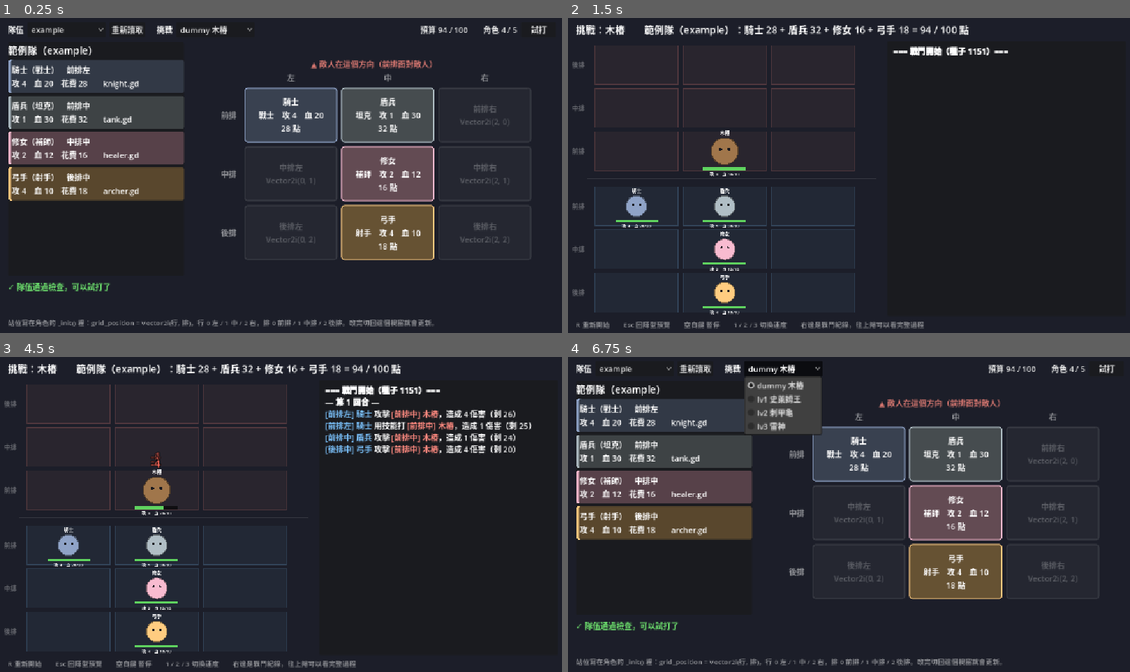
Above: before the commit, frames 1-4 (two rows, left to right).
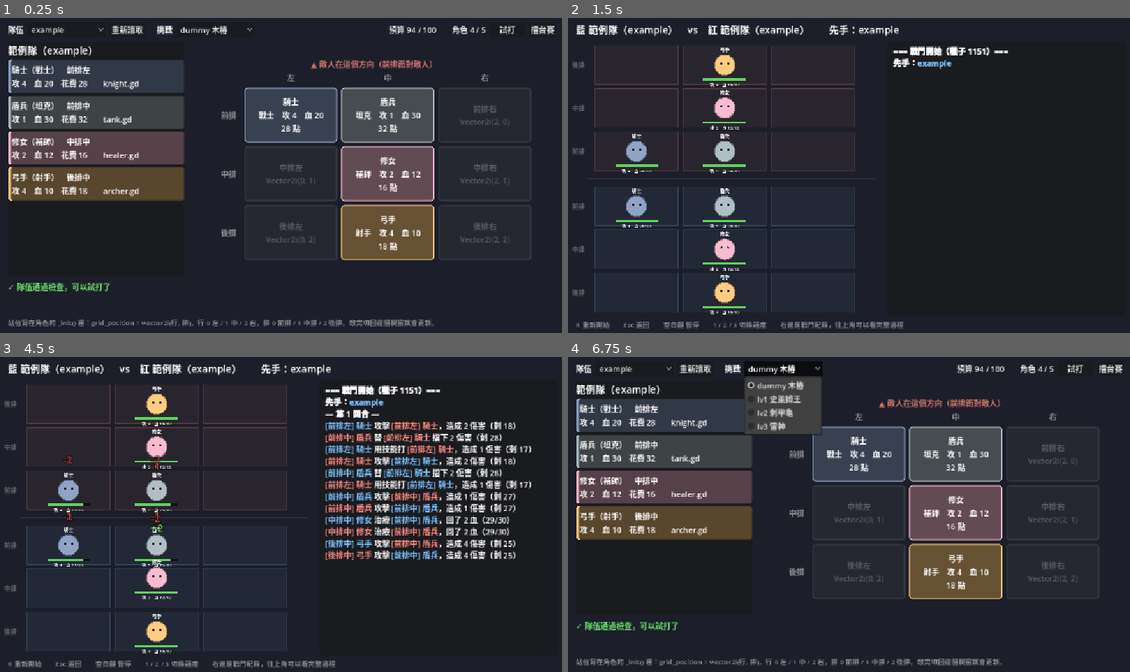
Above: after the commit, the same moments.

Repository: AlusIsing/course-1151-5
Game: Godot game, scene res://framework/preview/team_preview.tscn
Same seed, same stepped clock (60 frames per second), same inputs: the game is played once before the commit and once after it.
Inputs (mouse positions are in pixels of both pictures, inside the frame that each line leads up to):
- Up to frame 1 (0.25 s): no input
- Up to frame 2 (1.5 s): click "example" at 0.5 s; click "試打" (after the commit: "擂台賽") at 1.25 s
- Up to frame 3 (4.5 s): tap Enter at 2, 3.5 s; move the mouse to (404, 498) at 2.02 s; tap R at 2.1 s; click (404, 498) at 2.17 s; tap Space at 2.27, 2.57, 2.75, 3.02, 3.32, 4.25 s; tap 1 at 2.3, 2.85 s; move the mouse to (168, 530) at 2.77 s; click (168, 530) at 2.92 s; tap 2 at 3.05, 3.6 s; move the mouse to (337, 445) at 3.52 s; click (337, 445) at 3.67 s; tap 3 at 3.8, 4.35 s; move the mouse to (252, 577) at 4.27 s; click (252, 577) at 4.42 s
- Up to frame 4 (6.75 s): tap Space at 4.52, 4.55, 4.82, 5.1, 5.27, 5.57 s; move the mouse to (1017, 561) at 5.02 s; click (1017, 561) at 5.17 s; tap R at 5.3 s; tap Escape at 5.65 s; click "重新讀取" at 5.75 s; click "dummy 木樁" at 6.5 s

The runs differ from the first frame. In frame 1, 0.5% of the frame differs, in the area x 69-99%, y 2-6%; in frame 2, 3.6%; in frame 3, 12%, in the area x 1-95%, y 2-99%; in frame 4, 0.5%.

Commit message:
feat: 擂台賽同時播放最多四組對戰
- 新增 framework/matches.gd：填兩邊選手的 GitHub 帳號就能開打
- 新增 arena_screen：試打 Boss 播一場，擂台賽最多 4 場以 2×2 同時播放，
  點一場放大、Esc 縮回
- arena 改成可重複使用的單場元件，多場時切換成只顯示最近幾行紀錄的精簡模式
- 對戰時標示藍紅雙方與先手，結束顯示獲勝隊伍
- 陣型預覽新增「擂台賽」按鈕

Co-Authored-By: Claude Opus 5.5 <noreply@anthropic.com>

Diff:
--- a/framework/arena.gd
+++ b/framework/arena.gd
@@ -1,6 +1,9 @@
 extends Node2D
-## 擂台：檢查隊伍、讀 team.gd 和 Boss，一回合一回合播放戰鬥。
-## 上半部是 Boss 的棋盤（前排在下面），下半部是我方棋盤（前排在上面），兩邊的前排面對面。
+## 一場戰鬥的畫面：檢查隊伍、建立 Battle，一回合一回合播放。
+## 上半部是右邊隊伍（或 Boss）的棋盤，前排在下面；下半部是左邊隊伍（或我方）的棋盤，前排在上面。
+##
+## 由 arena_screen.gd 建立後呼叫 setup_boss() 或 setup_versus()；
+## 擂台賽同時播好幾場時會縮小，並切換成 compact 模式（只顯示最近幾行戰鬥紀錄）。
 
 const STEP_TIME: float = 0.9      # 每回合至少停這麼久
 const ACTION_GAP: float = 0.16    # 同一回合裡，每隻角色行動之間的間隔
@@ -11,33 +14,64 @@
 const MID_GAP: float = 24.0       # 兩個棋盤中間的空隙
 const UNIT_SCALE: float = 0.62
 const LUNGE: float = 26.0         # 攻擊時往目標衝多遠
+const COMPACT_LINES: int = 8      # compact 模式顯示幾行戰鬥紀錄
 
 @onready var units_root: Node2D = $Units
 @onready var title_label: Label = $UI/Title
 @onready var banner: Label = $UI/Banner
 @onready var log_label: RichTextLabel = $UI/Log
+@onready var help_label: Label = $UI/Help
 
 var battle: Battle
 var holders: Dictionary = {}      # Unit -> 包住它的 Node2D（框架移動 holder，學員的 on_frame 只動 Unit 自己）
 var speed: float = 1.0
 var paused: bool = false
+var compact: bool = false
+var _lines: Array[String] = []    # 全部的戰鬥紀錄，切換 compact 時重畫
 var _timer: float = 0.0
 var _wait: float = STEP_TIME
 var _fx_delay: float = 0.0        # 這回合下一個畫面效果要延遲多久才播
 
 
-func _ready() -> void:
-	var boss_key: String = MatchSetup.boss_key
+## 我方隊伍挑戰 Boss
+func setup_boss(github: String, boss_key: String) -> void:
 	if not Rules.BOSSES.has(boss_key):
-		_show_errors(["Boss 要是 %s 其中一個，現在是 \"%s\"" % [", ".join(Rules.BOSSES.keys()), boss_key]])
-		return
-	var errors: Array[String] = Validator.check_team_folder(MatchSetup.team)
+		show_errors(["Boss 要是 %s 其中一個，現在是 \"%s\"" % [", ".join(Rules.BOSSES.keys()), boss_key]])
+		return
+	var errors: Array[String] = Validator.check_team_folder(github)
 	if not errors.is_empty():
-		_show_errors(errors)
-		return
-
-	var team: Team = Team.load_folder(MatchSetup.team)
-	battle = Battle.new(team.members, [load(Rules.BOSSES[boss_key]) as Script])
+		show_errors(errors)
+		return
+
+	var team: Team = Team.load_folder(github)
+	var boss_script: Script = load(Rules.BOSSES[boss_key])
+	_start(Battle.new(team.members, [boss_script]))
+	var boss_name: String = battle.teams[Battle.ENEMY][0].unit_name
+	title_label.text = "挑戰：%s　　%s：%s" % [boss_name, team.label(), Validator.describe_cost(team.members)]
+
+
+## 兩隊對戰：left 在下半部（藍）、right 在上半部（紅）
+func setup_versus(left: String, right: String) -> void:
+	var errors: Array[String] = []
+	for github: String in [left, right]:
+		for error: String in Validator.check_team_folder(github):
+			errors.append("%s：%s" % [github, error])
+	if not errors.is_empty():
+		show_errors(errors)
+		title_label.text = "%s vs %s：有隊伍沒通過檢查" % [left, right]
+		return
+
+	var left_team: Team = Team.load_folder(left)
+	var right_team: Team = Team.load_folder(right)
+	var new_battle: Battle = Battle.new(left_team.members, right_team.members)
+	new_battle.setup_versus(left, right)
+	_start(new_battle)
+	title_label.text = "藍 %s　vs　紅 %s　　先手：%s" % [left_team.label(), right_team.label(),
+			new_battle.side_names[new_battle.first_team]]
+
+
+func _start(new_battle: Battle) -> void:
+	battle = new_battle
 	battle.logged.connect(_on_logged)
 	battle.unit_added.connect(_add_holder)
 	battle.unit_died.connect(_on_unit_died)
@@ -48,14 +82,18 @@
 	for team_units: Array in battle.teams:
 		for unit: Unit in team_units:
 			_add_holder(unit)
-
-	var boss_name: String = battle.teams[Battle.ENEMY][0].unit_name
-	for unit: Unit in battle.teams[Battle.ENEMY]:
-		if unit is Boss:
-			boss_name = unit.unit_name
-	title_label.text = "挑戰：%s　　%s：%s" % [boss_name, team.label(), Validator.describe_cost(team.members)]
 	_fx_delay = 0.0
 	battle.start()
+
+
+func set_compact(value: bool) -> void:
+	compact = value
+	help_label.visible = not compact
+	title_label.add_theme_font_size_override("font_size", 34 if compact else 20)
+	log_label.add_theme_font_size_override("normal_font_size", 26 if compact else 16)
+	log_label.add_theme_font_size_override("bold_font_size", 26 if compact else 16)
+	log_label.mouse_filter = Control.MOUSE_FILTER_IGNORE if compact else Control.MOUSE_FILTER_STOP
+	_redraw_log()
 
 
 func _process(delta: float) -> void:
@@ -67,25 +105,6 @@
 		_fx_delay = 0.0
 		battle.step()
 		_wait = maxf(STEP_TIME, _fx_delay + 0.4)
-
-
-func _unhandled_input(event: InputEvent) -> void:
-	var key: InputEventKey = event as InputEventKey
-	if key == null or not key.pressed or key.echo:
-		return
-	match key.keycode:
-		KEY_R:
-			get_tree().reload_current_scene()
-		KEY_ESCAPE:
-			get_tree().change_scene_to_file(Rules.PREVIEW_SCENE)
-		KEY_SPACE:
-			paused = not paused
-		KEY_1:
-			speed = 1.0
-		KEY_2:
-			speed = 2.0
-		KEY_3:
-			speed = 4.0
 
 
 func _draw() -> void:
@@ -137,6 +156,7 @@
 	label.add_theme_color_override("font_color", color)
 	label.add_theme_color_override("font_outline_color", Color.BLACK)
 	label.add_theme_constant_override("outline_size", 6)
+	label.mouse_filter = Control.MOUSE_FILTER_IGNORE
 	label.position = holders[unit].position + Vector2(-12.0, -unit.body_radius * UNIT_SCALE - 30.0)
 	add_child(label)
 	var tween: Tween = create_tween().set_parallel()
@@ -187,19 +207,34 @@
 
 
 func _on_logged(text: String) -> void:
-	log_label.append_text(text + "\n")
+	_lines.append(text)
+	if compact:
+		_redraw_log()
+	else:
+		log_label.append_text(text + "\n")
+
+
+func _redraw_log() -> void:
+	log_label.clear()
+	var shown: Array[String] = _lines.slice(-COMPACT_LINES) if compact else _lines
+	for line: String in shown:
+		log_label.append_text(line + "\n")
 
 
 func _on_finished(result: String) -> void:
-	banner.text = "勝利！" if result == "win" else "落敗…"
-	banner.add_theme_color_override("font_color", Color("#ffd75e") if result == "win" else Color("#ff8a80"))
+	if battle.versus:
+		banner.text = "%s 獲勝！" % battle.side_names[battle.winner]
+		banner.add_theme_color_override("font_color", Color("#ffd75e"))
+	else:
+		banner.text = "勝利！" if result == "win" else "落敗…"
+		banner.add_theme_color_override("font_color", Color("#ffd75e") if result == "win" else Color("#ff8a80"))
 	_later(_fx_delay + 0.4, banner.show)
 
 
-func _show_errors(errors: Array[String]) -> void:
+func show_errors(errors: Array[String]) -> void:
 	title_label.text = "隊伍沒有通過檢查，改好程式後按 Esc 回陣型預覽"
 	banner.text = "無法上場"
 	banner.add_theme_color_override("font_color", Color("#ff8a80"))
 	banner.show()
 	for error: String in errors:
-		log_label.append_text("[color=#ff5252]✗ %s[/color]\n" % error)
+		_on_logged("[color=#ff5252]✗ %s[/color]" % error)
--- a/framework/arena.tscn
+++ b/framework/arena.tscn
@@ -9,19 +9,22 @@
 z_index = -10
 offset_right = 1152.0
 offset_bottom = 648.0
+mouse_filter = 2
 color = Color(0.11, 0.12, 0.16, 1)
 
 [node name="Units" type="Node2D" parent="."]
 
-[node name="UI" type="CanvasLayer" parent="."]
+[node name="UI" type="Node2D" parent="."]
 
 [node name="Title" type="Label" parent="UI"]
 offset_left = 16.0
-offset_top = 12.0
+offset_top = 6.0
 offset_right = 1136.0
-offset_bottom = 44.0
+offset_bottom = 48.0
 theme_override_font_sizes/font_size = 20
 text = "擂台"
+vertical_alignment = 1
+clip_text = true
 
 [node name="Banner" type="Label" parent="UI"]
 visible = false
@@ -39,6 +42,7 @@
 offset_top = 52.0
 offset_right = 1140.0
 offset_bottom = 612.0
+mouse_filter = 2
 
 [node name="Log" type="RichTextLabel" parent="UI"]
 offset_left = 664.0
@@ -55,4 +59,4 @@
 offset_bottom = 642.0
 theme_override_colors/font_color = Color(1, 1, 1, 0.5)
 theme_override_font_sizes/font_size = 14
-text = "R 重新開始　　Esc 回陣型預覽　　空白鍵 暫停　　1 / 2 / 3 切換速度　　右邊是戰鬥紀錄，往上捲可以看完整過程"
+text = "R 重新開始　　Esc 返回　　空白鍵 暫停　　1 / 2 / 3 切換速度　　右邊是戰鬥紀錄，往上捲可以看完整過程"
--- /dev/null
+++ b/framework/arena_screen.gd
@@ -0,0 +1,114 @@
+extends Node2D
+## 擂台畫面：試打 Boss 時播一場；擂台賽時讀 matches.gd，最多 4 場同時播放（2×2）。
+## 點其中一場可以放大成全畫面，Esc 縮回來；全部顯示時按 Esc 回陣型預覽。
+
+const ArenaScene: PackedScene = preload("res://framework/arena.tscn")
+const SCREEN: Vector2 = Vector2(1152.0, 648.0)
+const MAX_MATCHES: int = 4
+
+var arenas: Array[Node2D] = []
+var zoomed: int = -1              # 放大中的那場；-1 代表全部顯示
+var speed: float = 1.0
+var paused: bool = false
+
+
+func _ready() -> void:
+	if MatchSetup.mode == "boss":
+		_add_arena().setup_boss(MatchSetup.team, MatchSetup.boss_key)
+	else:
+		var matches: Array = (load(Rules.MATCHES_PATH) as Script).get_script_constant_map().get("MATCHES", [])
+		var problem: String = _check_matches(matches)
+		if problem != "":
+			var arena: Node2D = _add_arena()
+			arena.show_errors([problem])
+			arena.title_label.text = "擂台賽設定有誤，請修改 %s" % Rules.MATCHES_PATH.trim_prefix("res://")
+		else:
+			for pair: Array in matches:
+				_add_arena().setup_versus(pair[0], pair[1])
+	_layout()
+
+
+func _check_matches(matches: Array) -> String:
+	if matches.is_empty():
+		return "MATCHES 是空的，請填入要對戰的 GitHub 帳號，例如 [\"帳號A\", \"帳號B\"]"
+	if matches.size() > MAX_MATCHES:
+		return "MATCHES 最多 %d 組，現在有 %d 組" % [MAX_MATCHES, matches.size()]
+	for pair: Variant in matches:
+		if not pair is Array or pair.size() != 2 or not pair[0] is String or not pair[1] is String:
+			return "MATCHES 每一組要寫成 [\"帳號A\", \"帳號B\"]，這組不對：%s" % str(pair)
+	return ""
+
+
+func _add_arena() -> Node2D:
+	var arena: Node2D = ArenaScene.instantiate()
+	add_child(arena)
+	arenas.append(arena)
+	return arena
+
+
+## 一場就全畫面；多場排成 2×2（兩場時排在中間一列）
+func _layout() -> void:
+	var grid: bool = arenas.size() > 1 and zoomed < 0
+	for i: int in arenas.size():
+		var arena: Node2D = arenas[i]
+		arena.visible = grid or i == zoomed or arenas.size() == 1
+		arena.set_compact(grid)
+		if grid:
+			arena.scale = Vector2.ONE * 0.5
+			arena.position = _cell_origin(i)
+		else:
+			arena.scale = Vector2.ONE
+			arena.position = Vector2.ZERO
+	queue_redraw()
+
+
+func _cell_origin(index: int) -> Vector2:
+	var half: Vector2 = SCREEN / 2.0
+	if arenas.size() == 2:
+		return Vector2(index * half.x, half.y / 2.0)
+	if arenas.size() == 3 and index == 2:
+		return Vector2(half.x / 2.0, half.y)
+	return Vector2((index % 2) * half.x, (index / 2) * half.y)
+
+
+func _draw() -> void:
+	if arenas.size() > 1 and zoomed < 0:
+		var line: Color = Color(1, 1, 1, 0.35)
+		for i: int in arenas.size():
+			draw_rect(Rect2(_cell_origin(i), SCREEN / 2.0), line, false, 2.0)
+
+
+func _unhandled_input(event: InputEvent) -> void:
+	var click: InputEventMouseButton = event as InputEventMouseButton
+	if click != null and click.pressed and click.button_index == MOUSE_BUTTON_LEFT \
+			and arenas.size() > 1 and zoomed < 0:
+		var mouse: Vector2 = get_global_mouse_position()
+		for i: int in arenas.size():
+			if Rect2(_cell_origin(i), SCREEN / 2.0).has_point(mouse):
+				zoomed = i
+				_layout()
+				return
+
+	var key: InputEventKey = event as InputEventKey
+	if key == null or not key.pressed or key.echo:
+		return
+	match key.keycode:
+		KEY_R:
+			get_tree().reload_current_scene()
+		KEY_ESCAPE:
+			if zoomed >= 0:
+				zoomed = -1
+				_layout()
+			else:
+				get_tree().change_scene_to_file(Rules.PREVIEW_SCENE)
+		KEY_SPACE:
+			paused = not paused
+		KEY_1:
+			speed = 1.0
+		KEY_2:
+			speed = 2.0
+		KEY_3:
+			speed = 4.0
+	for arena: Node2D in arenas:
+		arena.paused = paused
+		arena.speed = speed
--- /dev/null
+++ b/framework/arena_screen.tscn
@@ -0,0 +1,6 @@
+[gd_scene format=3]
+
+[ext_resource type="Script" path="res://framework/arena_screen.gd" id="1_screen"]
+
+[node name="ArenaScreen" type="Node2D"]
+script = ExtResource("1_screen")
--- a/framework/match_setup.gd
+++ b/framework/match_setup.gd
@@ -2,5 +2,6 @@
 extends RefCounted
 ## 場景之間傳遞設定。static 變數換場景後還會保留。
 
+static var mode: String = "versus"                 # "boss"：試打 Boss；"versus"：擂台賽（讀 matches.gd）
 static var team: String = Rules.DEFAULT_TEAM       # 預覽、試打的隊伍（GitHub 帳號）
 static var boss_key: String = Rules.DEFAULT_BOSS
--- /dev/null
+++ b/framework/matches.gd
@@ -0,0 +1,11 @@
+extends RefCounted
+## 擂台賽設定（講師用）：填兩邊選手的 GitHub 帳號，也就是 teams/ 底下的資料夾名稱。
+## 最多 4 組會同時開打，畫面分成 2×2；點其中一場可以放大，Esc 縮回來。
+## 從陣型預覽按「擂台賽」，或在 Godot 編輯器打開 framework/arena_screen.tscn 按 F6。
+##
+## 每組的左邊選手在下半部（藍），右邊選手在上半部（紅）；
+## 先手由兩個帳號決定，左右交換結果也一樣。
+
+const MATCHES := [
+	["example", "example"],
+]
--- a/framework/preview/team_preview.gd
+++ b/framework/preview/team_preview.gd
@@ -19,6 +19,7 @@
 @onready var reload_button: Button = %ReloadButton
 @onready var budget_label: Label = %Budget
 @onready var try_button: Button = %TryButton
+@onready var tournament_button: Button = %TournamentButton
 @onready var team_label: Label = %TeamLabel
 @onready var member_list: VBoxContainer = %MemberList
 @onready var board: GridContainer = %Board
@@ -54,7 +55,12 @@
 		_reload())
 	boss_select.item_selected.connect(func(index: int) -> void: MatchSetup.boss_key = boss_keys[index])
 	reload_button.pressed.connect(_reload)
-	try_button.pressed.connect(func() -> void: get_tree().change_scene_to_file(Rules.ARENA_SCENE))
+	try_button.pressed.connect(func() -> void:
+		MatchSetup.mode = "boss"
+		get_tree().change_scene_to_file(Rules.ARENA_SCENE))
+	tournament_button.pressed.connect(func() -> void:
+		MatchSetup.mode = "versus"
+		get_tree().change_scene_to_file(Rules.ARENA_SCENE))
 	_reload()
 
 
--- a/framework/preview/team_preview.tscn
+++ b/framework/preview/team_preview.tscn
@@ -80,6 +80,12 @@
 layout_mode = 2
 text = "試打"
 
+[node name="TournamentButton" type="Button" parent="Margin/VBox/TopBar"]
+unique_name_in_owner = true
+layout_mode = 2
+tooltip_text = "依照 framework/matches.gd 開打（講師用）"
+text = "擂台賽"
+
 [node name="Body" type="HBoxContainer" parent="Margin/VBox"]
 layout_mode = 2
 size_flags_vertical = 3
--- a/framework/rules.gd
+++ b/framework/rules.gd
@@ -35,7 +35,8 @@
 const DEFAULT_TEAM := "example"
 const DEFAULT_BOSS := "dummy"
 const PREVIEW_SCENE := "res://framework/preview/team_preview.tscn"
-const ARENA_SCENE := "res://framework/arena.tscn"
+const ARENA_SCENE := "res://framework/arena_screen.tscn"
+const MATCHES_PATH := "res://framework/matches.gd"
 const BOSSES := {
 	"dummy": "res://bosses/dummy/boss.gd",
 	"lv1": "res://bosses/lv1/boss.gd",
Not shown, added: framework/arena_screen.gd.uid
Not shown, added: framework/matches.gd.uid
